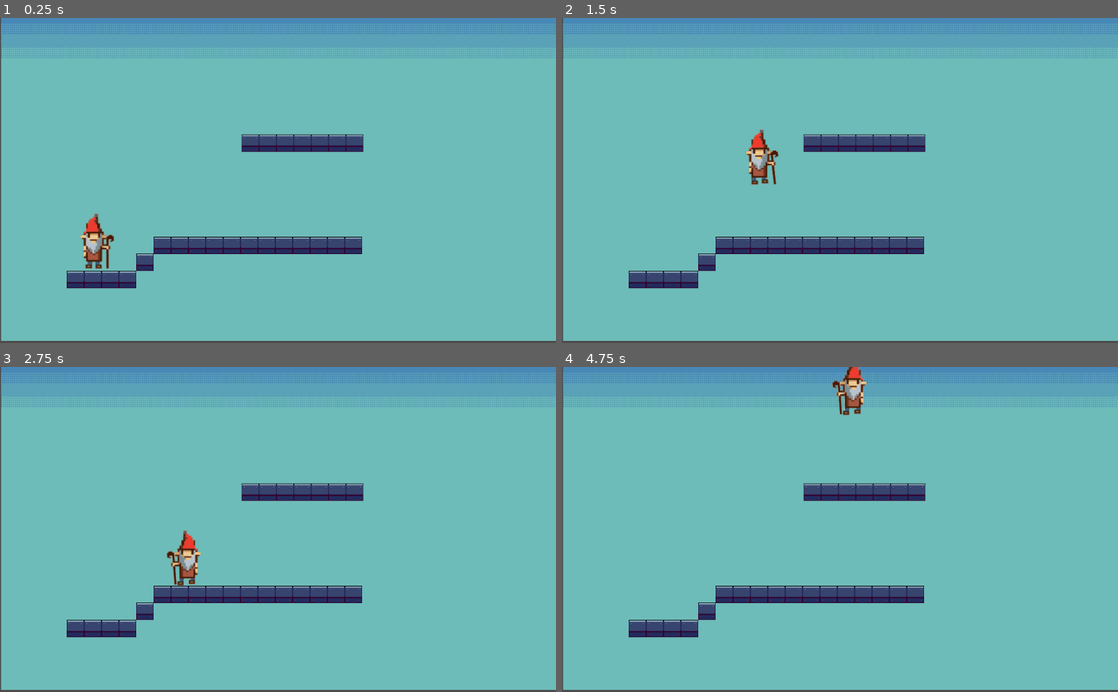
Above: before the commit, frames 1-4 (two rows, left to right).
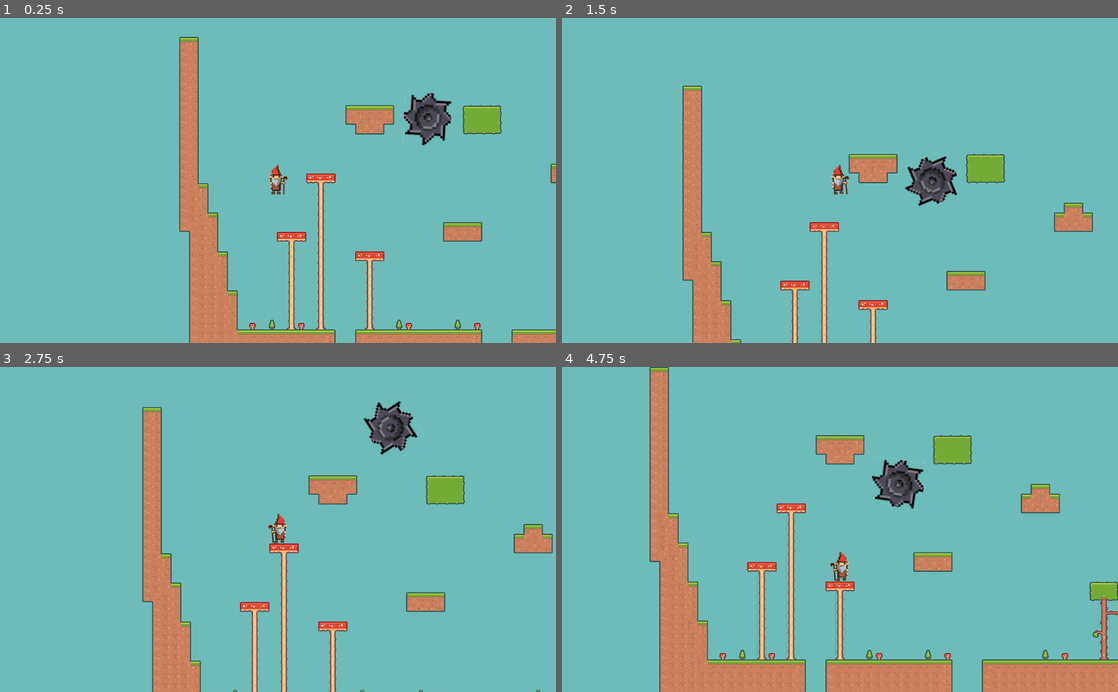
Above: after the commit, the same moments.

Repository: User7800/gamed_prjt2_feb23
Game: Godot game, scene res://MainScene.tscn
The game is run twice, just before and just after one commit, with the same random seed, the same clock (stepped at 60 frames per second) and the same inputs. Before the commit the project starts from res://ASSETS/Maps/Testing.tscn.
Inputs:
- Up to frame 1 (0.25 s): no input
- Up to frame 2 (1.5 s): hold Right (ui_right) from 0.53 s (still down); tap Up (ui_up) at 0.6, 0.77, 1.07, 1.35 s
- Up to frame 3 (2.75 s): tap Up (ui_up) at 1.52, 1.82, 2.1 s; release Right (ui_right) at 2.03 s; hold Left (ui_left) from 2.03 s (still down)
- Up to frame 4 (4.75 s): release Left (ui_left) at 2.78 s; hold Right (ui_right) 2.78-4.28 s; tap Up (ui_up) at 2.85, 3.02, 3.32, 3.6, 3.77, 4.07, 4.35, 4.52 s; hold Left (ui_left) from 4.28 s (still down)

The runs differ from the first frame. In frame 1, 24% of the frame differs, in the area x 0-100%, y 0-100%; in frame 2, 21%; in frame 3, 22%; in frame 4, 29%.

Commit message:
SawUpdate
Kinda broken saw update teehee

Diff:
--- a/ASSETS/Character/Robert.gd
+++ b/ASSETS/Character/Robert.gd
@@ -1,7 +1,10 @@
 extends KinematicBody2D
+
+
 
 onready var animation_tree = $AnimationTree
 onready var animate = $AnimationPlayer
+#onready var ani_saw =
 onready var state_machine = animation_tree.get("parameters/playback")
 
 # Declare member variables here. Examples:
@@ -13,6 +16,8 @@
 const GRAV = 20
 const TERM_GRAVITY = 1000
 var last = 1
+var sawDeaths = 0
+
 
 func _physics_process(delta):
 	# state_machine.travel("IdleRight")
@@ -79,4 +84,7 @@
 
 
 func _on_SawArea_body_entered(body):
-	get_tree().change_scene("res://MainScene.tscn")
+	sawDeaths += 1
+	if(sawDeaths <=1):
+		position = $"../SpawnPoint".position
+	#get_tree().change_scene("res://MainScene.tscn")
--- a/ASSETS/Saw.gd
+++ b/ASSETS/Saw.gd
@@ -1,4 +1,10 @@
 extends Node2D
+onready var ani_saw = $SawAnimationPlayer
+onready var ani_saw2 = $SawAnimationPlayer/SawAnimationTree
+onready var SM = ani_saw2.get("parameters/playback")
 
 func _on_SawArea_body_entered(body):
-	pass
+	ani_saw.play("stopSaw")
+	ani_saw2.travel("stopSaw")
+	queue_free()
+	#$SawAnimationPlayer.f
--- a/MainScene.tscn
+++ b/MainScene.tscn
@@ -1,12 +1,88 @@
-[gd_scene load_steps=6 format=2]
+[gd_scene load_steps=15 format=2]
 
 [ext_resource path="res://Lvl1_tilemap.tscn" type="PackedScene" id=1]
 [ext_resource path="res://ASSETS/Character/Robert.tscn" type="PackedScene" id=2]
 [ext_resource path="res://Obstacles.tscn" type="PackedScene" id=3]
 [ext_resource path="res://ASSETS/Playground level background.png" type="Texture" id=4]
+[ext_resource path="res://ASSETS/sawsAni.png" type="Texture" id=5]
+[ext_resource path="res://SawAnimationPlayer.gd" type="Script" id=6]
 
 [sub_resource type="RectangleShape2D" id=1]
 extents = Vector2( 2714.5, 105 )
+
+[sub_resource type="Animation" id=3]
+length = 0.001
+tracks/0/type = "value"
+tracks/0/path = NodePath("SawArea/Saw Sprite:frame")
+tracks/0/interp = 1
+tracks/0/loop_wrap = true
+tracks/0/imported = false
+tracks/0/enabled = false
+tracks/0/keys = {
+"times": PoolRealArray( 0 ),
+"transitions": PoolRealArray( 1 ),
+"update": 0,
+"values": [ 0 ]
+}
+
+[sub_resource type="Animation" id=4]
+resource_name = "stopSaw"
+length = 4.0
+loop = true
+tracks/0/type = "value"
+tracks/0/path = NodePath("SawArea:position")
+tracks/0/interp = 2
+tracks/0/loop_wrap = true
+tracks/0/imported = false
+tracks/0/enabled = true
+tracks/0/keys = {
+"times": PoolRealArray( 0.1, 1.1, 1.7, 2.8 ),
+"transitions": PoolRealArray( 1, 1, 1, 1 ),
+"update": 0,
+"values": [ Vector2( 0, 0 ), Vector2( 0, 100 ), Vector2( 0, 0 ), Vector2( 0, -100 ) ]
+}
+tracks/1/type = "value"
+tracks/1/path = NodePath("SawArea/Saw Sprite:rotation_degrees")
+tracks/1/interp = 2
+tracks/1/loop_wrap = true
+tracks/1/imported = false
+tracks/1/enabled = true
+tracks/1/keys = {
+"times": PoolRealArray( 0.1, 0.9, 1.7, 2.9 ),
+"transitions": PoolRealArray( 1, 1, 1, 1 ),
+"update": 0,
+"values": [ 1.0, 1000.0, 1.0, 1000.0 ]
+}
+tracks/2/type = "value"
+tracks/2/path = NodePath("SawArea/Saw Sprite:frame")
+tracks/2/interp = 1
+tracks/2/loop_wrap = true
+tracks/2/imported = false
+tracks/2/enabled = true
+tracks/2/keys = {
+"times": PoolRealArray( 0 ),
+"transitions": PoolRealArray( 1 ),
+"update": 1,
+"values": [ 1 ]
+}
+
+[sub_resource type="AnimationNodeAnimation" id=5]
+animation = "Saw Movement"
+
+[sub_resource type="AnimationNodeAnimation" id=6]
+animation = "stopSaw"
+
+[sub_resource type="AnimationNodeStateMachineTransition" id=7]
+
+[sub_resource type="AnimationNodeStateMachine" id=8]
+"states/Saw Movement/node" = SubResource( 5 )
+"states/Saw Movement/position" = Vector2( 791, 99 )
+states/stopSaw/node = SubResource( 6 )
+states/stopSaw/position = Vector2( 1082, 116 )
+transitions = [ "Saw Movement", "stopSaw", SubResource( 7 ) ]
+start_node = "Saw Movement"
+
+[sub_resource type="AnimationNodeStateMachinePlayback" id=9]
 
 [node name="MainScene" type="Node2D"]
 
@@ -15,7 +91,7 @@
 [node name="ParallaxLayer" type="ParallaxLayer" parent="ParallaxBackground"]
 
 [node name="Sprite" type="Sprite" parent="ParallaxBackground/ParallaxLayer"]
-position = Vector2( 348.5, 65.9999 )
+position = Vector2( 397, 66 )
 scale = Vector2( 7.88715, 4.2284 )
 texture = ExtResource( 4 )
 
@@ -36,14 +112,34 @@
 position = Vector2( 164, 225 )
 
 [node name="Camera2D" type="Camera2D" parent="Robert"]
+rotation = -1.309
 current = true
 limit_bottom = 600
 
 [node name="Saw" parent="." instance=ExtResource( 3 )]
-position = Vector2( 1914, 374 )
-__meta__ = {
-"_edit_group_": true
-}
+position = Vector2( 439, 135 )
+
+[node name="SawArea" parent="Saw" index="0"]
+position = Vector2( 0, -8.23851 )
+
+[node name="Saw Sprite" parent="Saw/SawArea" index="0"]
+rotation = 0.360522
+texture = ExtResource( 5 )
+hframes = 2
+vframes = 2
+
+[node name="SawAnimationPlayer" parent="Saw" index="1"]
+anims/RESET = SubResource( 3 )
+anims/stopSaw = SubResource( 4 )
+script = ExtResource( 6 )
+
+[node name="SawAnimationTree" type="AnimationTree" parent="Saw/SawAnimationPlayer" index="0"]
+tree_root = SubResource( 8 )
+anim_player = NodePath("..")
+parameters/playback = SubResource( 9 )
+
+[node name="SpawnPoint" type="Position2D" parent="."]
+position = Vector2( 289, -310 )
 
 [connection signal="body_entered" from="fall_area" to="Robert" method="_on_Area2D_body_entered"]
 [connection signal="body_entered" from="Saw/SawArea" to="Robert" method="_on_SawArea_body_entered"]
--- /dev/null
+++ b/SawAnimationPlayer.gd
@@ -0,0 +1,16 @@
+extends AnimationPlayer
+
+#onready var version = SpriteFrames.
+# Declare member variables here. Examples:
+# var a = 2
+# var b = "text"
+
+
+# Called when the node enters the scene tree for the first time.
+func _ready():
+	pass # Replace with function body.
+
+
+# Called every frame. 'delta' is the elapsed time since the previous frame.
+#func _process(delta):
+#	pass
--- /dev/null
+++ b/player.gd
@@ -0,0 +1,30 @@
+extends KinematicBody2D
+
+var velocity = Vector2(0, 0)
+const SPEED = 200
+const JUMP = -800
+const GRAV = 20
+const TERM_GRAVITY = 1000
+
+func _physics_process(delta):
+	if Input.is_action_pressed("ui_right"):
+		velocity.x = SPEED
+	if Input.is_action_pressed("ui_left"):
+		velocity.x = -SPEED
+
+	if(velocity.y < TERM_GRAVITY):
+		velocity.y += GRAV
+
+	if Input.is_action_just_pressed("ui_up") and is_on_floor():
+		velocity.y = JUMP
+
+	print(velocity.y)
+
+	velocity = move_and_slide(velocity, Vector2.UP)
+
+	velocity.x = lerp(velocity.x, 0, 0.1)
+
+
+
+func _on_Area2D_body_entered(body):
+	get_tree().change_scene("res://MainScene.tscn")
--- a/project.godot
+++ b/project.godot
@@ -11,7 +11,7 @@
 [application]
 
 config/name="GnomishSafetyTester"
-run/main_scene="res://ASSETS/Maps/Testing.tscn"
+run/main_scene="res://MainScene.tscn"
 config/icon="res://icon.png"
 
 [gui]
Binary file added: ASSETS/Saw2.png
Binary file added: ASSETS/sawsAni.png
